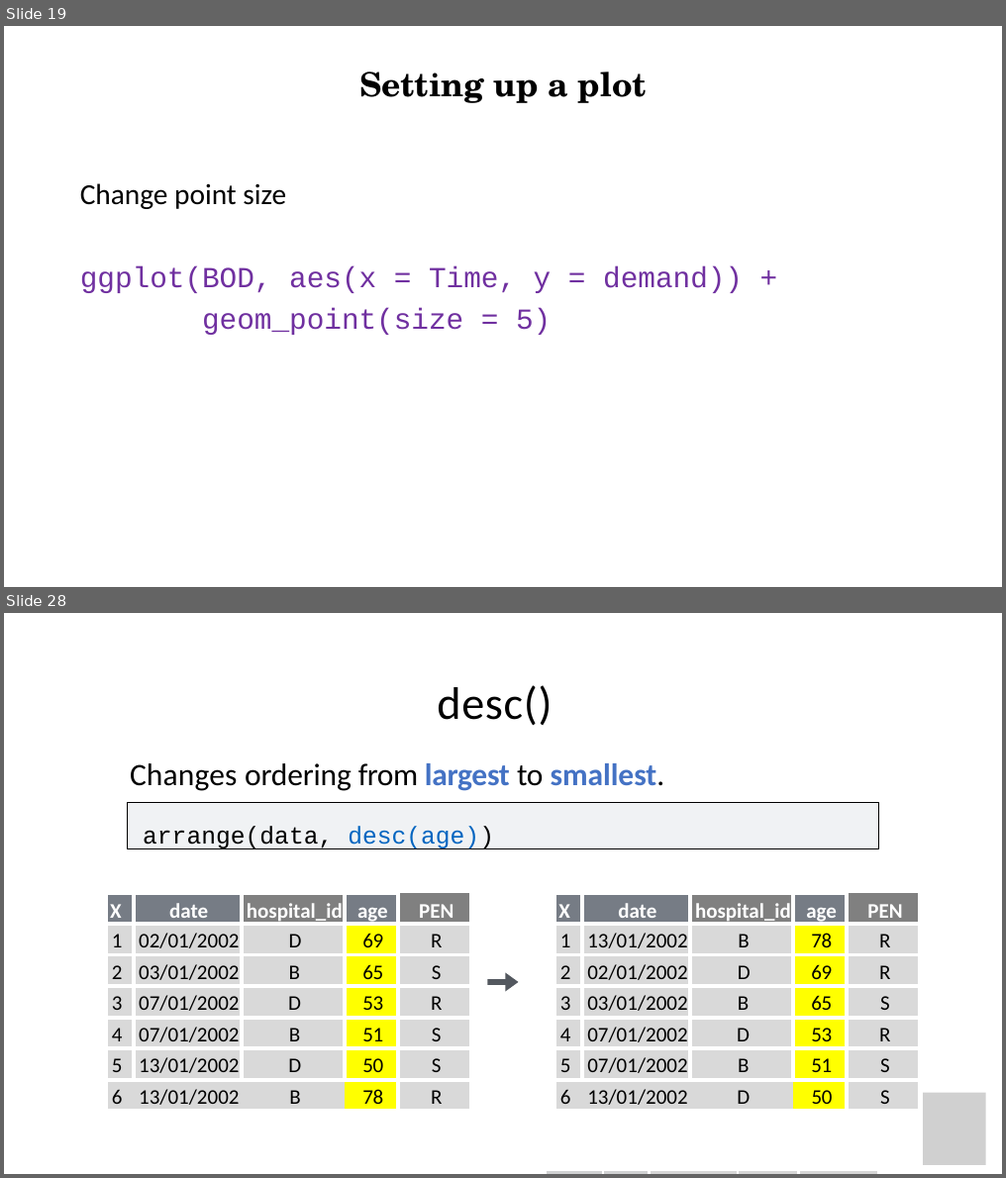
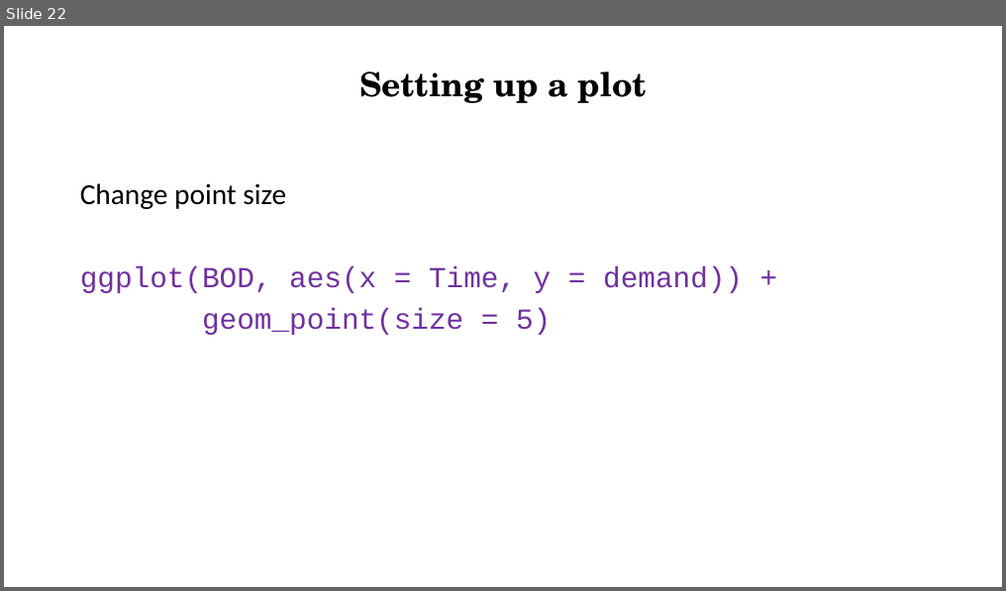
Before and after one commit to Ahmedbargheet/R-for-beginners_UiT, a slide deck: R_workshop_4.ppt. Shown one above the other, each under a label of ours: slides 19 and 28 before the commit, slide 22 after it; the slides between them are not shown. The pictures are 1006x1178 and 1006x591 pixels, drawn with LibreOffice and Linux fonts; fonts in the diff are those of the drawing; grey boxes stand for pictures. Boxes give left, top, right and bottom in pixels: in the first picture for what was removed or moved away, otherwise in the second. Text is boxed around its words. In the diff, an @@ line names an element or a change of style, - is before the commit and + after.

```diff
--- a/R_workshop_4.ppt
+++ b/R_workshop_4.ppt
@@ slide 28 removed at [4,613,1002,1174], background #FFFFFF @@
@@ title removed at [437,685,551,726] @@
-desc()
@@ text removed at [130,763,665,791] @@
-Changes ordering from largest to smallest.
@@ rectangle removed at [128,802,878,850] @@
-arrange(data, desc(age))
@@ table removed at [106,894,469,1146], 8 rows, 5 columns @@
-X | date | hospital_id | age | PEN
-1 | 02/01/2002 | D | 69 | R
-2 | 03/01/2002 | B | 65 | S
-3 | 07/01/2002 | D | 53 | R
-4 | 07/01/2002 | B | 51 | S
-5 | 13/01/2002 | D | 50 | S
-6 | 13/01/2002 | B | 78 | R
- |  |  |  | 
@@ table removed at [554,894,918,1146], 8 rows, 5 columns @@
-X | date | hospital_id | age | PEN
-1 | 13/01/2002 | B | 78 | R
-2 | 02/01/2002 | D | 69 | R
-3 | 03/01/2002 | B | 65 | S
-4 | 07/01/2002 | D | 53 | R
-5 | 07/01/2002 | B | 51 | S
-6 | 13/01/2002 | D | 50 | S
- |  |  |  | 
@@ freeform shape removed at [487,973,519,992] @@
@@ picture removed at [924,1093,986,1165] @@
@@ freeform shape removed at [546,1173,602,1173] @@
@@ freeform shape removed at [604,1173,648,1173] @@
@@ freeform shape removed at [650,1173,737,1173] @@
@@ freeform shape removed at [739,1173,798,1173] @@
@@ freeform shape removed at [800,1173,877,1173] @@
@@ what was slide 19 is now slide 22 @@
```
Also in this commit, not shown: 5 slides changed, 13 slides added, 58 other slides removed.
